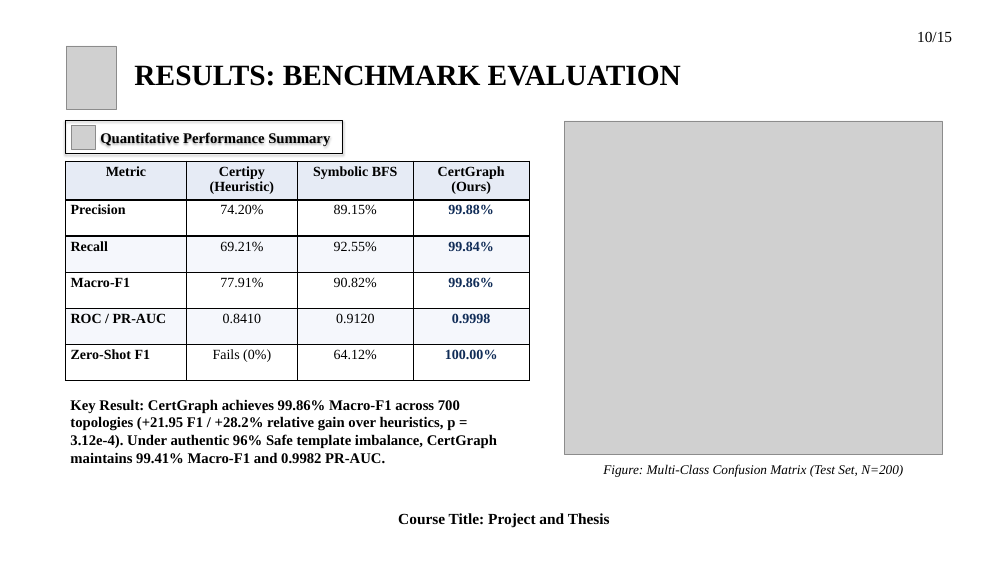
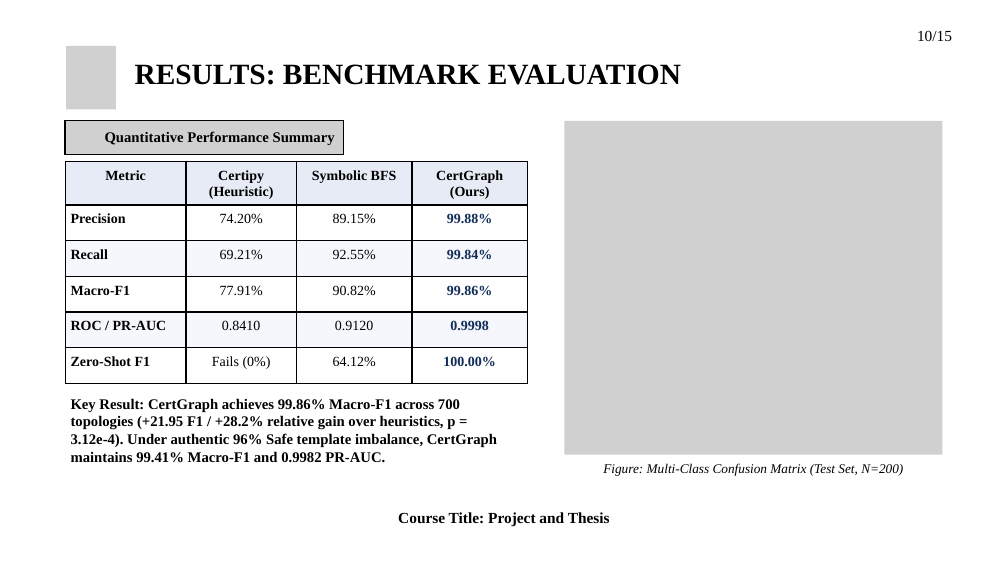
Before and after one commit to hasanshahriar32/GOAD, a slide deck: slide 12 of thesis_paper/certgraph_thesis_defense.pptx (slide 10 before the commit). Drawn at 1008x567 pixels with LibreOffice and Linux fonts; fonts in the diff are those of the drawing; grey boxes stand for pictures; background and template pictures are left out. Boxes give left, top, right and bottom in pixels: in the first picture for what was removed or moved away, otherwise in the second. Text is boxed around its words. In the diff, an @@ line names an element or a change of style, - is before the commit and + after.

Commit message:
feat: add slide diagram generation scripts and update presentation figures and layouts

```diff
--- a/thesis_paper/certgraph_thesis_defense.pptx
+++ b/thesis_paper/certgraph_thesis_defense.pptx
@@ text "10/15" at (917, 30, 952, 41): line spacing 1 to 26.4pt @@
@@ text "RESULTS: BENCHMARK EVALUATION" at (135, 64, 681, 85): line spacing 1 to 50.4pt @@
@@ text "Quantitative Performance Summary": place and size @@
-text "Quantitative Performance Summary" at (66, 121, 343, 154)
+text "Quantitative Performance Summary" at (105, 131, 335, 145)
@@ text "Quantitative Performance Summary" at (105, 131, 335, 145): line spacing 1 to 25.2pt; outline #000000 1.5 pt to none; shadow off @@
@@ picture added at (65, 120, 343, 154) @@
@@ outline redrawn in 3 elements at (66, 46, 116, 109), (72, 125, 95, 149), (564, 121, 942, 455) @@
@@ table at (66, 161, 527, 384) @@
@@ line spacing 1 to 24pt @@
@@ text "Key Result: CertGraph achieves 99.86% ..." at (71, 398, 497, 463): line spacing 1 to 25.2pt @@
```
Also in this commit, not shown: 12 other slides changed, 3 slides added, 1 slide removed, 15 other files.
